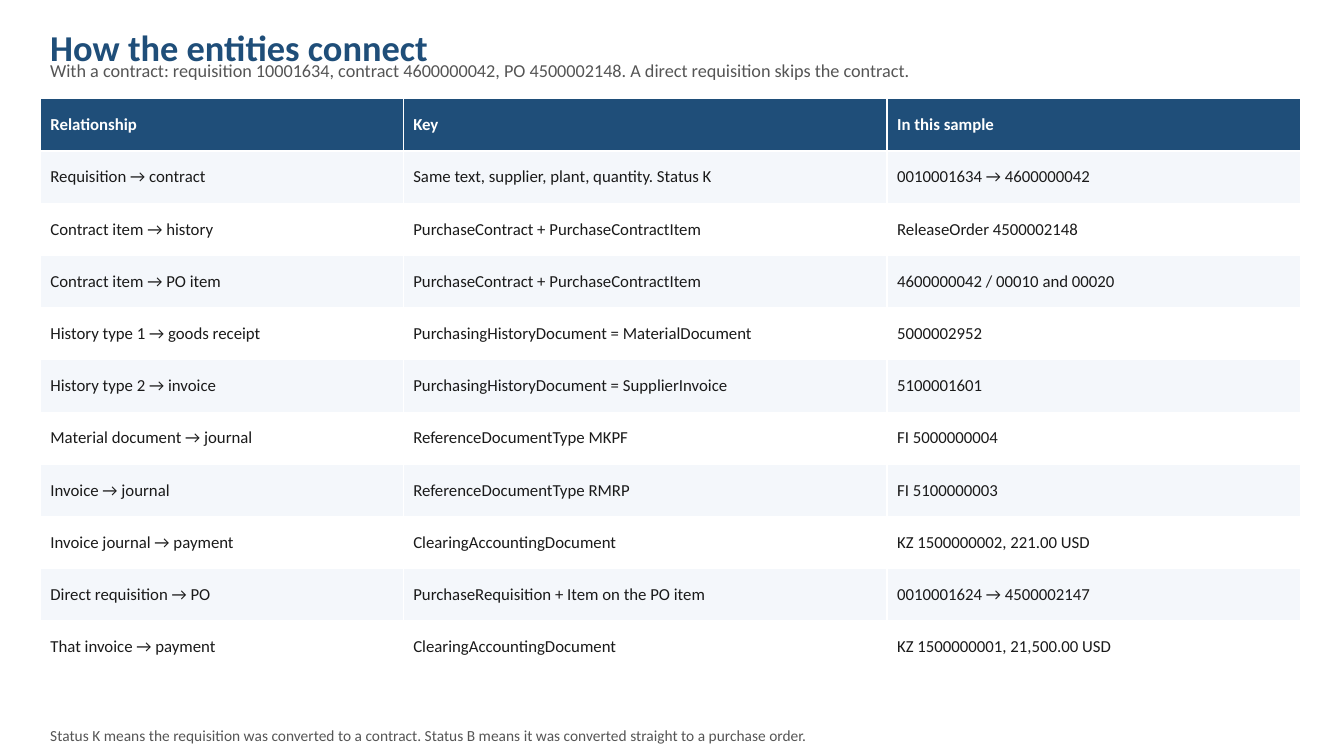
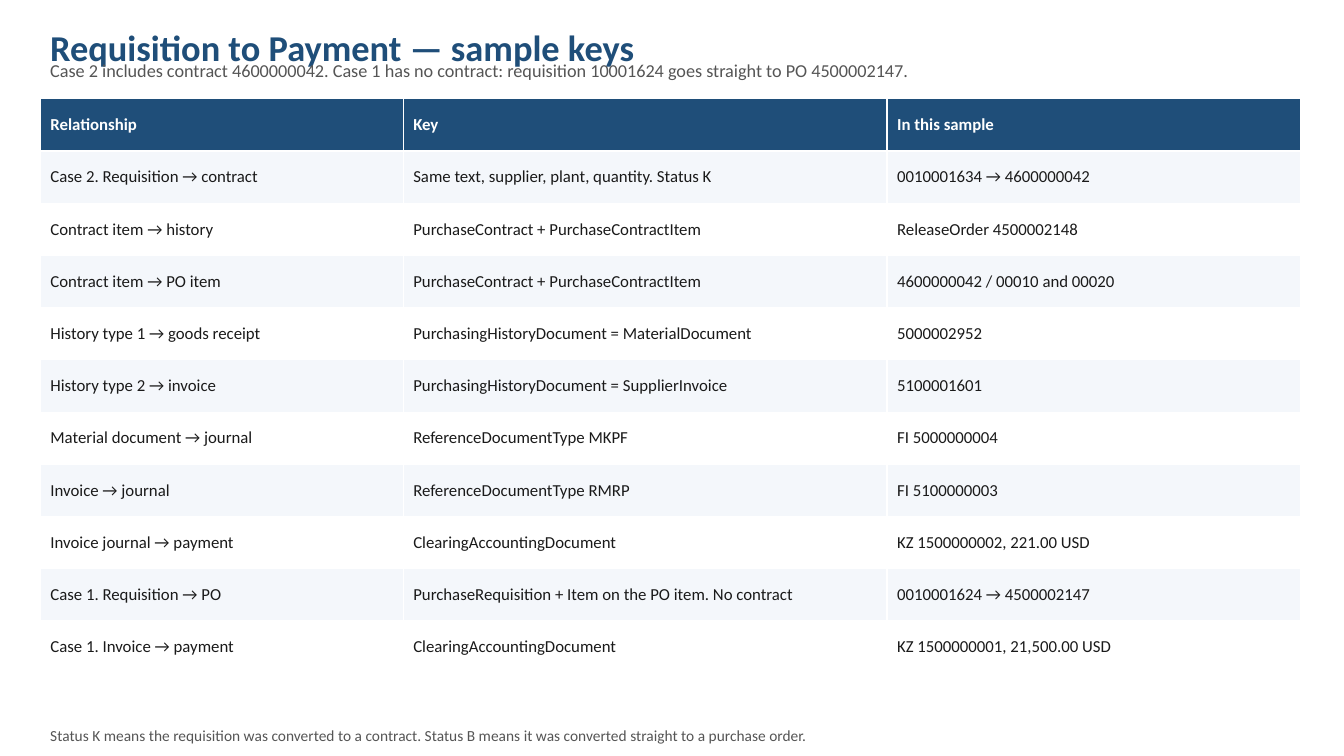
Before and after one commit to aleo25672/sap-dex2file, a slide deck: slide 2 of docs/REQUISITION_TO_PAYMENT_ER.pptx. Drawn at 1344x756 pixels with LibreOffice and Linux fonts; fonts in the diff are those of the drawing. Boxes give left, top, right and bottom in pixels: in the first picture for what was removed or moved away, otherwise in the second. Text is boxed around its words. In the diff, an @@ line names an element or a change of style, - is before the commit and + after.

```diff
--- a/docs/REQUISITION_TO_PAYMENT_ER.pptx
+++ b/docs/REQUISITION_TO_PAYMENT_ER.pptx
@@ text at box(50, 35, 634, 70): text changed @@
-How the entities connect
+Requisition to Payment — sample keys
@@ text at box(50, 62, 908, 80): text changed @@
-With a contract: requisition 10001634, contract 4600000042, PO 4500002148. A direct requisition skips the contract.
+Case 2 includes contract 4600000042. Case 1 has no contract: requisition 10001624 goes straight to PO 4500002147.
@@ table at box(40, 99, 1301, 674) @@
-row 2, column 1: Requisition → contract
+row 2, column 1: Case 2. Requisition → contract
-row 10, column 1: Direct requisition → PO
+row 10, column 1: Case 1. Requisition → PO
-row 10, column 2: PurchaseRequisition + Item on the PO item
+row 10, column 2: PurchaseRequisition + Item on the PO item. No contract
-row 11, column 1: That invoice → payment
+row 11, column 1: Case 1. Invoice → payment
```
Also in this commit, not shown: 1 other slide changed, 2 other files.
